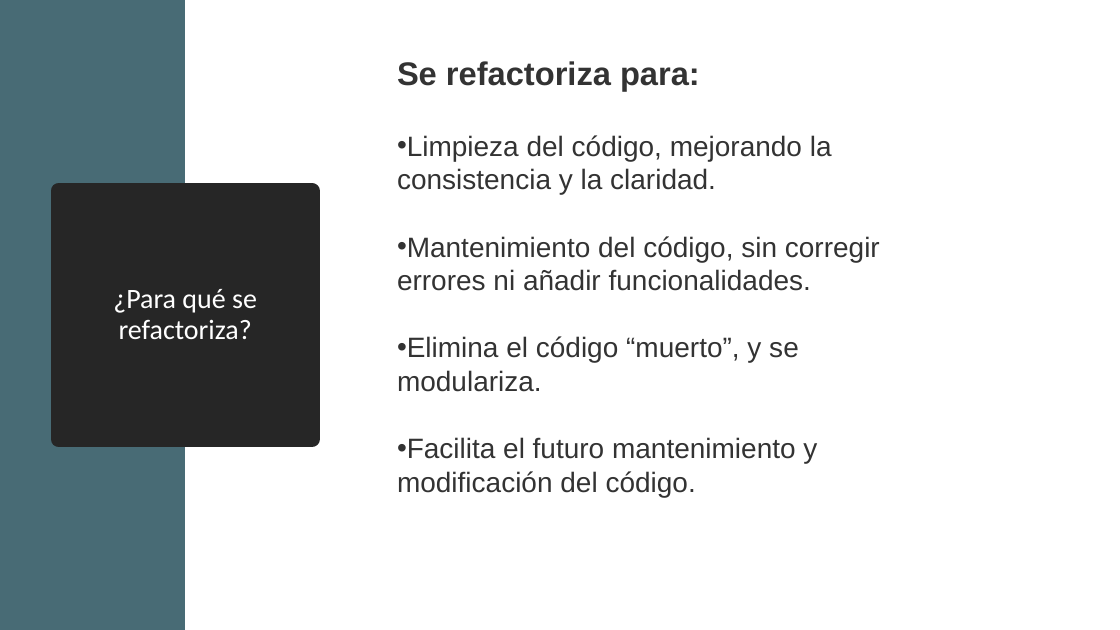
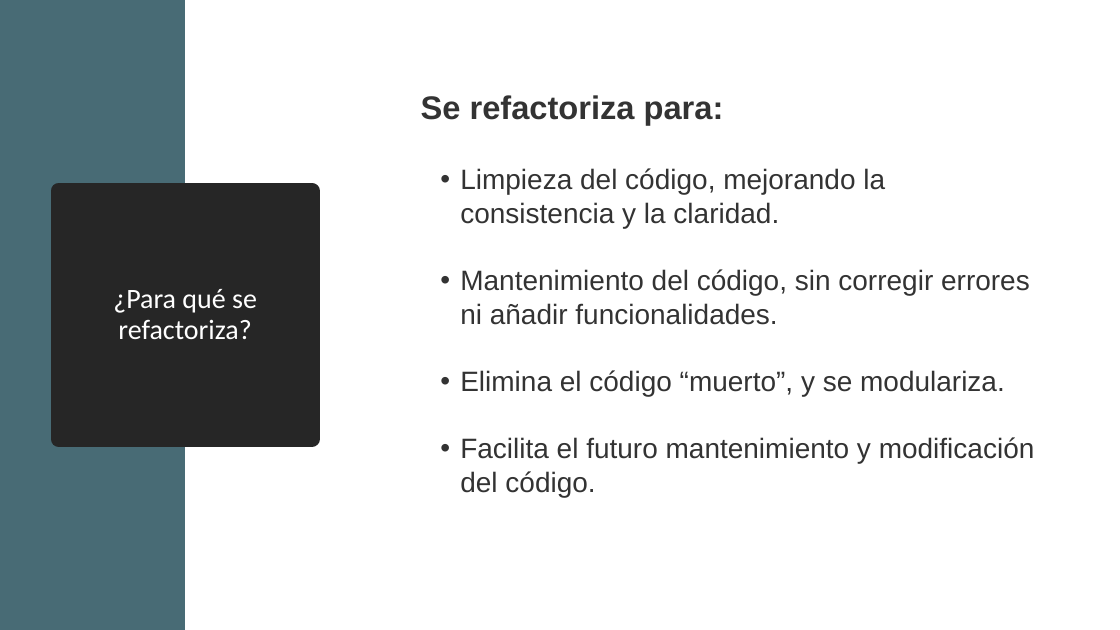
Before and after one commit to davCesur/gestionEquiposDAWEquipo4JAVA, a slide deck: slide 8 of Introducción a TDD.pptx. Drawn at 1120x630 pixels with LibreOffice and Linux fonts; fonts in the diff are those of the drawing. Boxes give left, top, right and bottom in pixels: in the first picture for what was removed or moved away, otherwise in the second. Text is boxed around its words. In the diff, an @@ line names an element or a change of style, - is before the commit and + after.

```diff
--- a/Introducción a TDD.pptx
+++ b/Introducción a TDD.pptx
@@ text "Se refactoriza para:": place and size @@
-text "Se refactoriza para:" at <box>397,61,700,91</box>
+text "Se refactoriza para:" at <box>421,95,724,125</box>
@@ text "Limpieza del código, mejorando la ...": place and size @@
-text "Limpieza del código, mejorando la ..." at <box>397,135,880,497</box>
+text "Limpieza del código, mejorando la ..." at <box>460,168,1035,497</box>
@@ text "Limpieza del código, mejorando la ..." at <box>460,168,1035,497</box>: indent changed @@
```
Also in this commit, not shown: 60 other slides changed.
